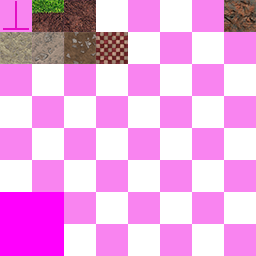
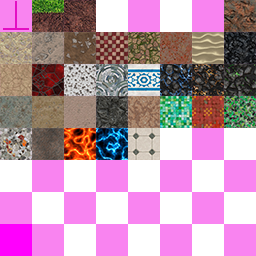
Two versions of the same layered image (256x256). Layer-by-layer changes:
painted on "Слой 4" over [0, 32, 256, 160]
removed layer "tile-256x256-007" over [0, 32, 256, 64]
hid "Слой 2" over [0, 192, 64, 256]
